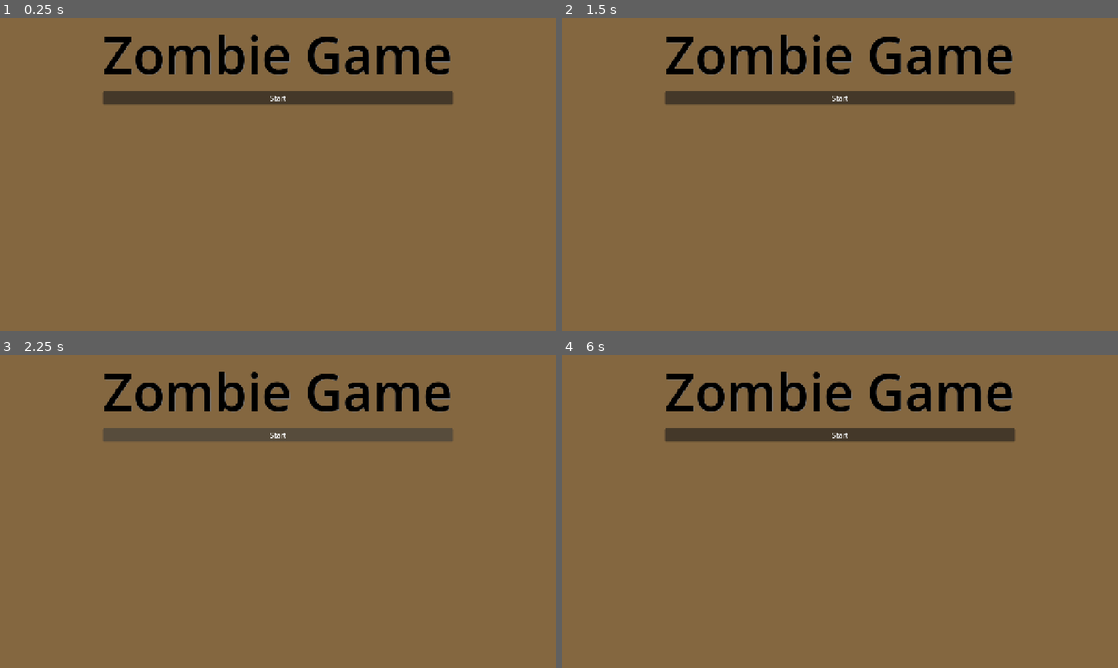
Above: before the commit, frames 1-4 (two rows, left to right).
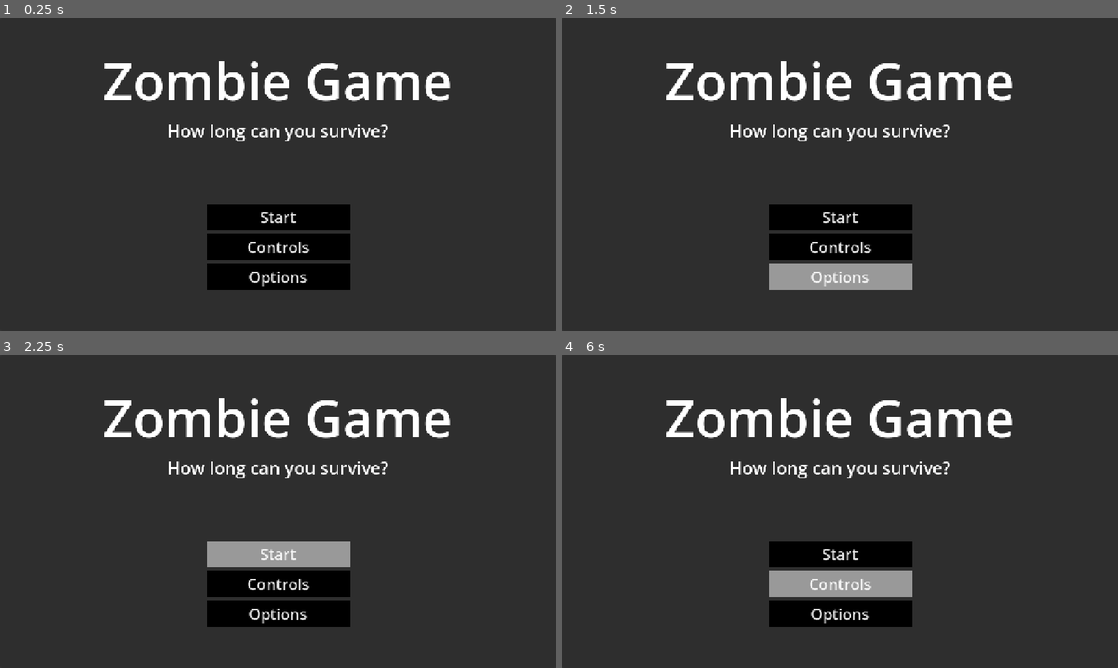
Above: after the commit, the same moments.

Repository: AmosMaddux/RogueZombies
Game: Godot game, scene res://scenes/main_menu.tscn
Two runs of this game, one before a commit and one after it. Both use one fixed random seed, a clock stepped at 60 frames per second and the inputs below. This scene is started directly instead of the project's main scene.
Inputs (mouse positions are in pixels of both pictures, inside the frame that each line leads up to):
- Up to frame 1 (0.25 s): no input
- Up to frame 2 (1.5 s): click (840, 246) at 0.5 s, where only the run after the commit has a clickable "Controls"; click (840, 277) at 1.25 s, where only the run after the commit has a clickable "Options"
- Up to frame 3 (2.25 s): click "Start" at 2 s
- Up to frame 4 (6 s): click "Start" at 2.75 s; tap Enter at 3.5, 5 s; move the mouse to (962, 495) at 3.52 s; hold D (walk_right) 3.53-4.28 s; click (962, 495) at 3.6 s; tap Space at 4.25, 5.75 s; move the mouse to (728, 527) at 4.27 s; hold S (walk_down) 4.28-5.03 s; tap F (buy) at 4.35 s; move the mouse to (895, 442) at 5.02 s; hold D (walk_right) 5.03-5.78 s; tap E (next_weapon) at 5.1 s; move the mouse to (812, 574) at 5.77 s; hold W (walk_up) from 5.78 s (still down); tap Q (previous_weapon) at 5.85 s

The runs differ from the first frame. In frame 1, 98% of the frame differs, in the area x 0-100%, y 0-100%; in frame 2, 98%; in frame 3, 100%; in frame 4, 98%.

Commit message:
Last Sync: 2026-04-01 13:02 (Mobile)

Diff:
--- a/scenes/main_menu.tscn
+++ b/scenes/main_menu.tscn
@@ -1,10 +1,20 @@
 [gd_scene format=3 uid="uid://bu6j5kvo3kmj8"]
+
+[ext_resource type="Script" uid="uid://dksdwn4qujeui" path="res://scripts/main_menu.gd" id="1_l6cm7"]
 
 [sub_resource type="LabelSettings" id="LabelSettings_vue75"]
 font_size = 120
-font_color = Color(0, 0, 0, 1)
-shadow_size = 0
-shadow_color = Color(0.46688986, 0.46688986, 0.4668898, 1)
+
+[sub_resource type="LabelSettings" id="LabelSettings_l6cm7"]
+font_size = 40
+
+[sub_resource type="StyleBoxFlat" id="StyleBoxFlat_ekxnf"]
+bg_color = Color(0, 0, 0, 1)
+
+[sub_resource type="StyleBoxFlat" id="StyleBoxFlat_bqqt6"]
+bg_color = Color(1, 1, 1, 1)
+
+[sub_resource type="StyleBoxFlat" id="StyleBoxFlat_wu84c"]
 
 [node name="MainMenu" type="Control" unique_id=309171456]
 layout_mode = 3
@@ -13,17 +23,9 @@
 anchor_bottom = 1.0
 grow_horizontal = 2
 grow_vertical = 2
+script = ExtResource("1_l6cm7")
 
-[node name="ColorRect" type="ColorRect" parent="." unique_id=1365760336]
-layout_mode = 1
-anchors_preset = 15
-anchor_right = 1.0
-anchor_bottom = 1.0
-grow_horizontal = 2
-grow_vertical = 2
-color = Color(0.5180998, 0.40300846, 0.2496773, 1)
-
-[node name="MarginContainer" type="MarginContainer" parent="ColorRect" unique_id=1553760238]
+[node name="Panel" type="Panel" parent="." unique_id=2143935202]
 layout_mode = 1
 anchors_preset = 15
 anchor_right = 1.0
@@ -31,18 +33,69 @@
 grow_horizontal = 2
 grow_vertical = 2
 
-[node name="VBoxContainer" type="VBoxContainer" parent="ColorRect/MarginContainer" unique_id=454340777]
-layout_mode = 2
-size_flags_horizontal = 4
-
-[node name="Label" type="Label" parent="ColorRect/MarginContainer/VBoxContainer" unique_id=375322598]
-layout_mode = 2
+[node name="Label" type="Label" parent="Panel" unique_id=513101637]
+layout_mode = 1
+anchors_preset = 10
+anchor_right = 1.0
+offset_bottom = 287.0
+grow_horizontal = 2
 text = "Zombie Game"
 label_settings = SubResource("LabelSettings_vue75")
 horizontal_alignment = 1
 vertical_alignment = 1
 
-[node name="Button" type="Button" parent="ColorRect/MarginContainer/VBoxContainer" unique_id=1409088291]
+[node name="Label" type="Label" parent="Panel/Label" unique_id=614720855]
+layout_mode = 1
+anchors_preset = 12
+anchor_top = 1.0
+anchor_right = 1.0
+anchor_bottom = 1.0
+offset_top = -23.0
+grow_horizontal = 2
+grow_vertical = 0
+text = "How long can you survive?"
+label_settings = SubResource("LabelSettings_l6cm7")
+horizontal_alignment = 1
+vertical_alignment = 2
+
+[node name="VBoxContainer" type="VBoxContainer" parent="Panel" unique_id=500395126]
+layout_mode = 1
+anchors_preset = 7
+anchor_left = 0.5
+anchor_top = 1.0
+anchor_right = 0.5
+anchor_bottom = 1.0
+offset_left = -165.0
+offset_top = -292.0
+offset_right = 166.0
+offset_bottom = -94.0
+grow_horizontal = 2
+grow_vertical = 0
+theme_override_constants/separation = 8
+
+[node name="StartButton" type="Button" parent="Panel/VBoxContainer" unique_id=317131323]
 layout_mode = 2
+size_flags_vertical = 3
+theme_override_font_sizes/font_size = 35
+theme_override_styles/normal = SubResource("StyleBoxFlat_ekxnf")
+theme_override_styles/pressed = SubResource("StyleBoxFlat_bqqt6")
+theme_override_styles/hover = SubResource("StyleBoxFlat_wu84c")
 text = "Start"
-icon_alignment = 1
+
+[node name="ControlsButton" type="Button" parent="Panel/VBoxContainer" unique_id=1734840019]
+layout_mode = 2
+size_flags_vertical = 3
+theme_override_font_sizes/font_size = 35
+theme_override_styles/normal = SubResource("StyleBoxFlat_ekxnf")
+theme_override_styles/pressed = SubResource("StyleBoxFlat_bqqt6")
+theme_override_styles/hover = SubResource("StyleBoxFlat_wu84c")
+text = "Controls"
+
+[node name="OptionsButton" type="Button" parent="Panel/VBoxContainer" unique_id=1712515531]
+layout_mode = 2
+size_flags_vertical = 3
+theme_override_font_sizes/font_size = 35
+theme_override_styles/normal = SubResource("StyleBoxFlat_ekxnf")
+theme_override_styles/pressed = SubResource("StyleBoxFlat_bqqt6")
+theme_override_styles/hover = SubResource("StyleBoxFlat_wu84c")
+text = "Options"
--- /dev/null
+++ b/scripts/main_menu.gd
@@ -0,0 +1,23 @@
+extends Control
+
+
+# Called when the node enters the scene tree for the first time.
+func _ready() -> void:
+	pass # Replace with function body.
+
+
+# Called every frame. 'delta' is the elapsed time since the previous frame.
+func _process(delta: float) -> void:
+	pass
+
+
+func _on_start_button_pressed() -> void:
+	pass # Replace with function body.
+
+
+func _on_controls_button_pressed() -> void:
+	pass # Replace with function body.
+
+
+func _on_options_button_pressed() -> void:
+	pass # Replace with function body.
Not shown, added: scripts/main_menu.gd.uid
